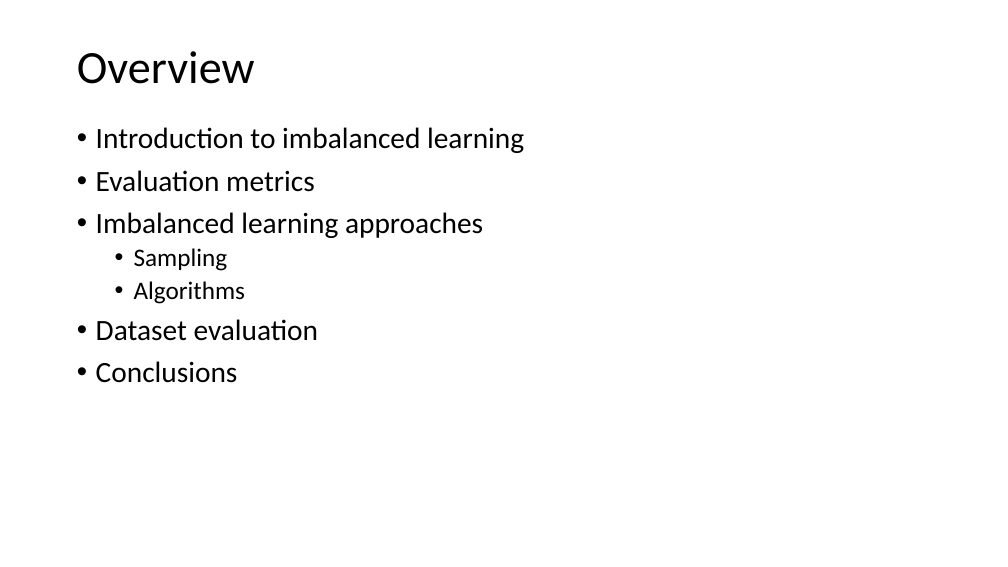
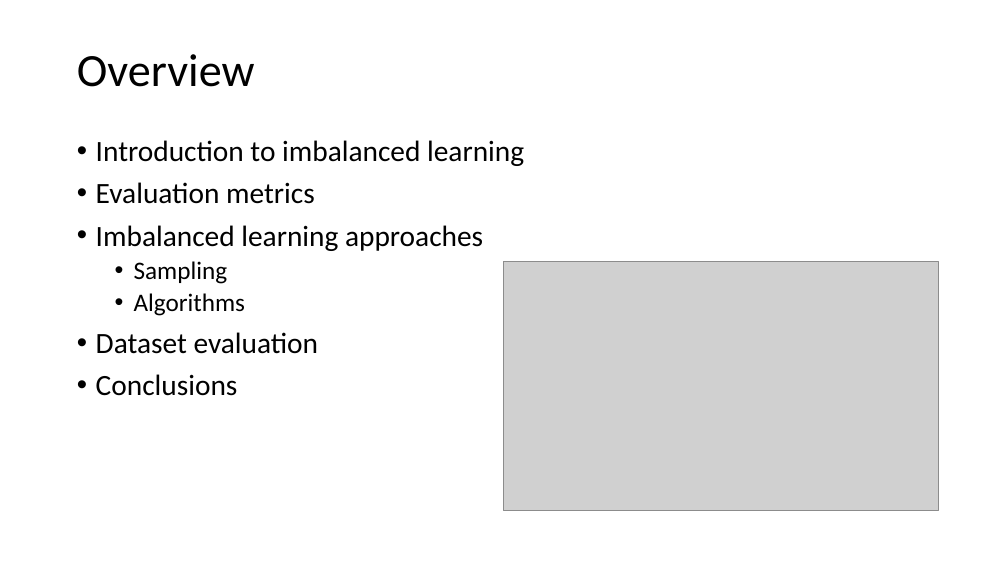
Before and after one commit to timgasser/acm_imbalanced_learning, a slide deck: slide 2 of acm_imbalance_datasets.pptx. Drawn at 1008x567 pixels with LibreOffice and Linux fonts; fonts in the diff are those of the drawing; grey boxes stand for pictures. Boxes give left, top, right and bottom in pixels: in the first picture for what was removed or moved away, otherwise in the second. Text is boxed around its words. In the diff, an @@ line names an element or a change of style, - is before the commit and + after.

```diff
--- a/acm_imbalance_datasets.pptx
+++ b/acm_imbalance_datasets.pptx
@@ text "Introduction to imbalanced learning" moved from (x1=96, y1=127, x2=524, y2=383) to (x1=96, y1=140, x2=524, y2=396) @@
@@ picture added at (x1=503, y1=262, x2=938, y2=511) @@
```
Also in this commit, not shown: 18 other slides changed, 5 slides added, 4 other files.
